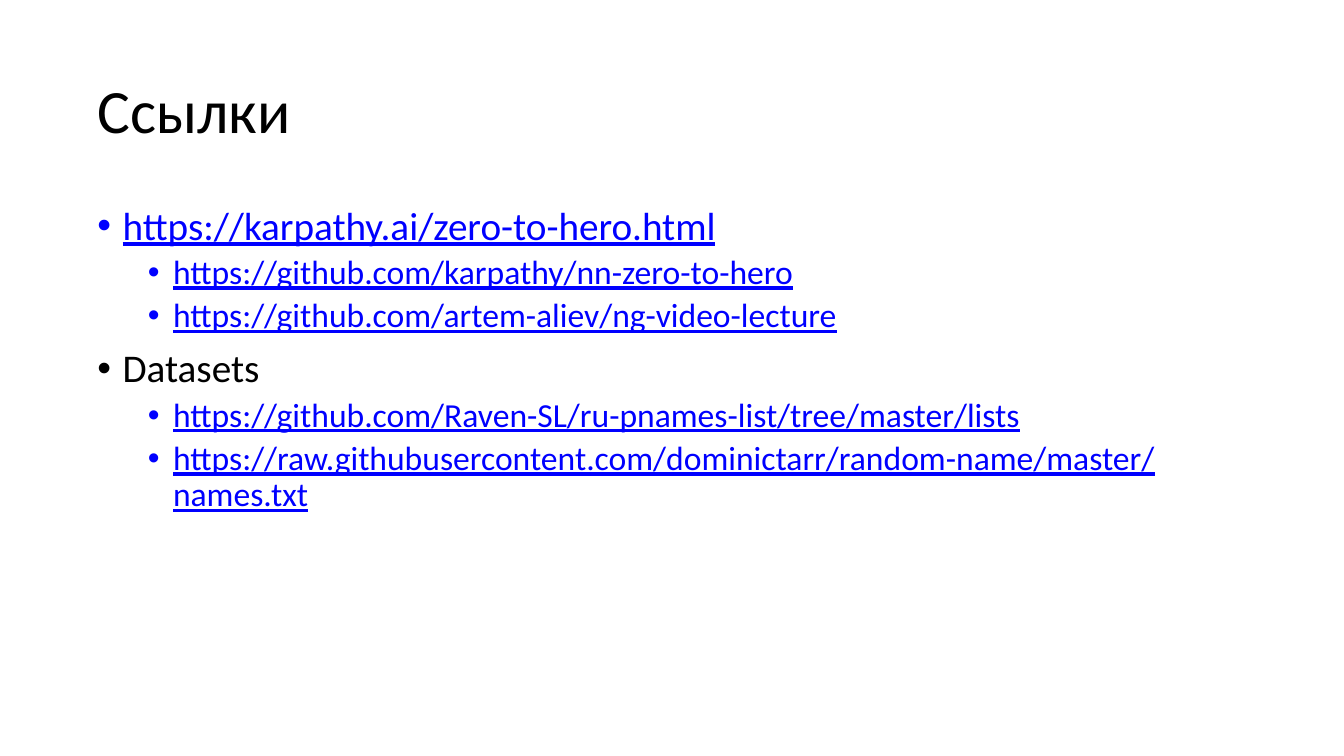
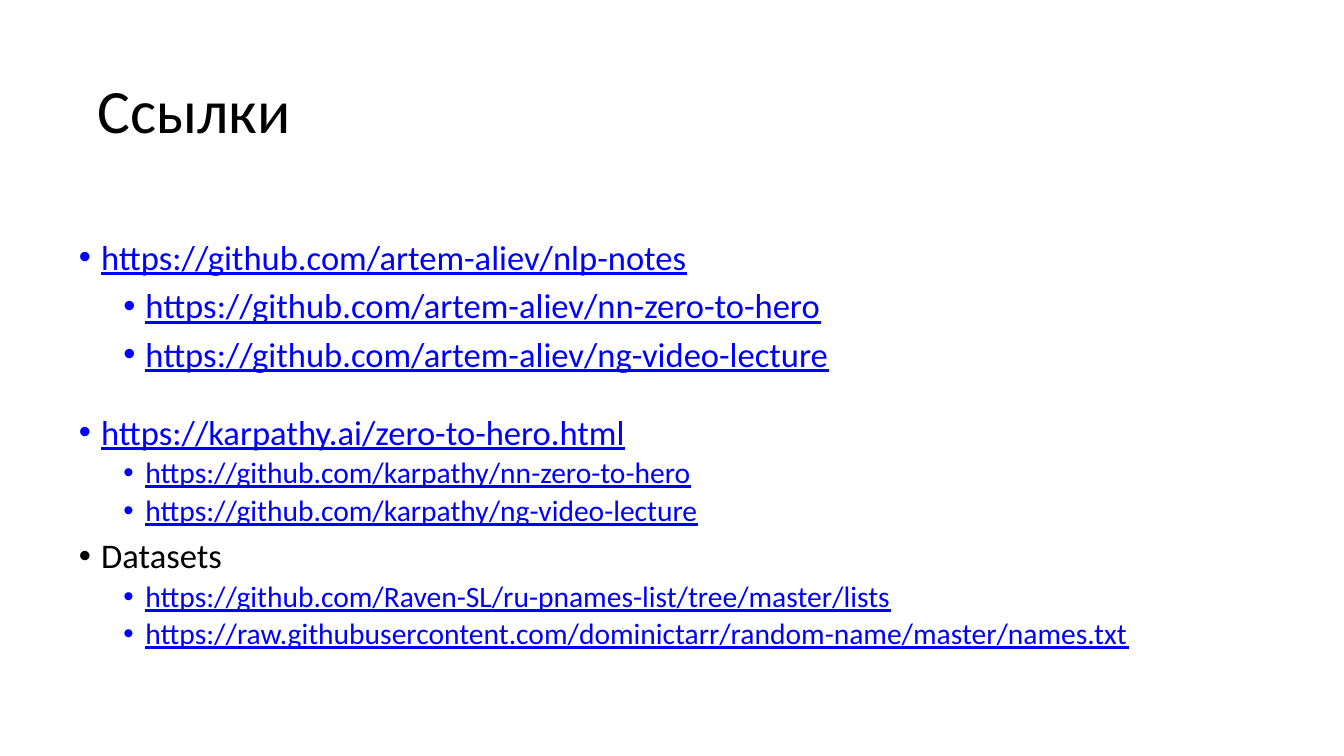
Before and after one commit to pltnv-a-a/nlp-notes, a slide deck: slide 2 of ChatGPT_from_zero.pptx. Drawn at 1344x756 pixels with LibreOffice and Linux fonts; fonts in the diff are those of the drawing. Boxes give left, top, right and bottom in pixels: in the first picture for what was removed or moved away, otherwise in the second. Text is boxed around its words. In the diff, an @@ line names an element or a change of style, - is before the commit and + after.

```diff
--- a/ChatGPT_from_zero.pptx
+++ b/ChatGPT_from_zero.pptx
@@ text "https://github.com/artem-aliev/nlp-notes": place and size @@
-text "https://github.com/artem-aliev/nlp-notes" at box(123, 212, 1154, 512)
+text "https://github.com/artem-aliev/nlp-notes" at box(101, 246, 1126, 649)
@@ text at box(101, 246, 827, 373): paragraphs added @@
+• https://github.com/artem-aliev/nlp-notes
+  • https://github.com/artem-aliev/nn-zero-to-hero
+  • https://github.com/artem-aliev/ng-video-lecture
@@ text at box(101, 421, 1126, 649): size 28 to 24.6 pt in "https://karpathy.ai/zero-to-hero.html", "Datasets"; size 24 to 21.1 pt in "https://github.com/karpathy/nn-zero-to-hero", "https://github.com/Raven-SL/ru-pnames-list/tree/master/lists", "https://raw.githubusercontent.com/dominictarr/random-name/ma ..."; indent changed; less space between paragraphs @@
@@ text at box(145, 500, 697, 526): text changed; size 24 to 21.1 pt @@
-  • https://github.com/artem-aliev/ng-video-lecture
+  • https://github.com/karpathy/ng-video-lecture
```
Also in this commit, not shown: 1 other slide changed, 3 slides added, 1 slide removed, 4 other files.
